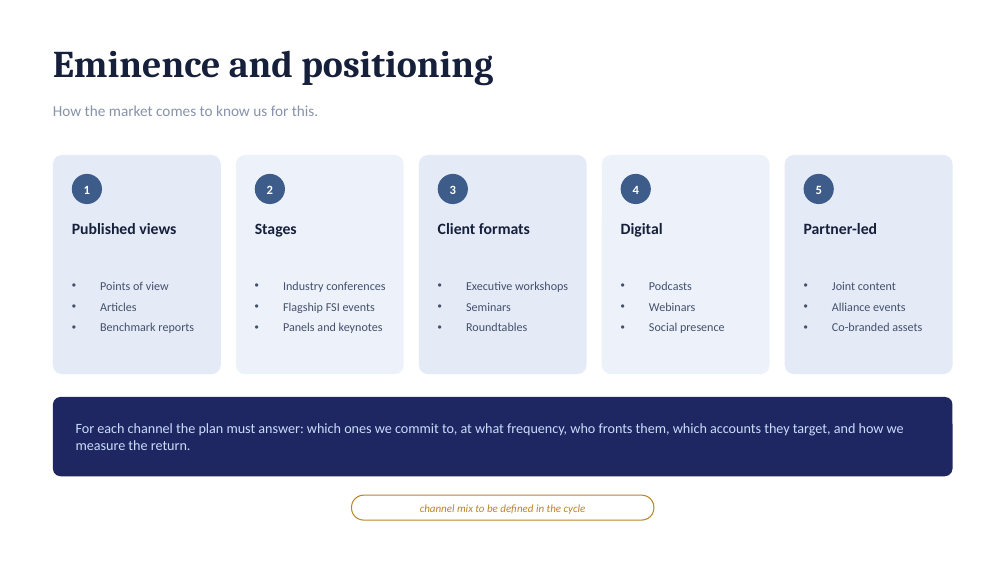
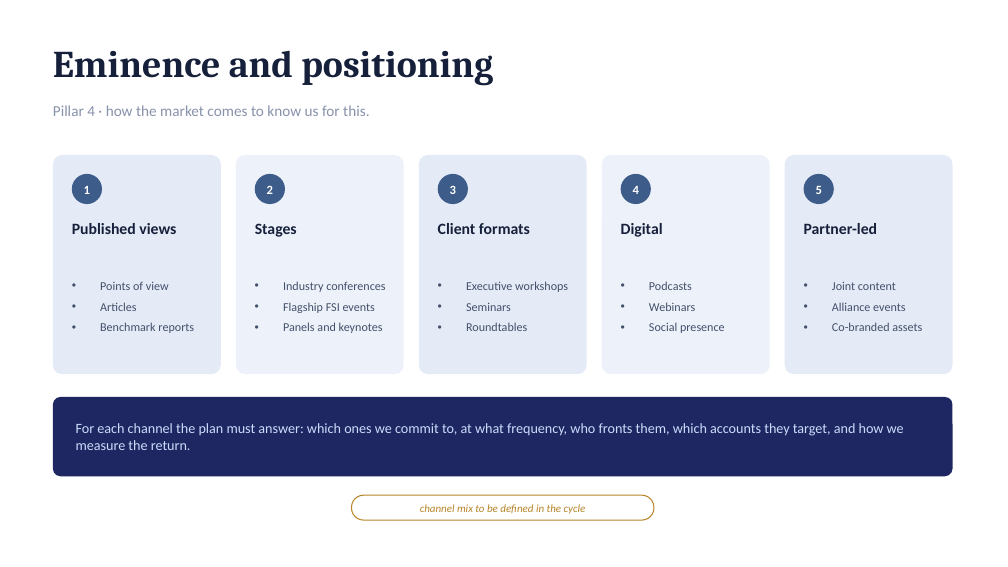
Before and after one commit to dhajjar-cyber/bae, a slide deck: slide 10 of FSI strategy/EAIND-FSI-Strategy-Development-Plan.pptx. Drawn at 1008x567 pixels with LibreOffice and Linux fonts; fonts in the diff are those of the drawing. Boxes give left, top, right and bottom in pixels: in the first picture for what was removed or moved away, otherwise in the second. Text is boxed around its words. In the diff, an @@ line names an element or a change of style, - is before the commit and + after.

```diff
--- a/FSI strategy/EAIND-FSI-Strategy-Development-Plan.pptx
+++ b/FSI strategy/EAIND-FSI-Strategy-Development-Plan.pptx
@@ text at <box>53,105,369,116</box>: text changed @@
-How the market comes to know us for this.
+Pillar 4 · how the market comes to know us for this.
```
Also in this commit, not shown: 16 other slides changed, 2 slides added, 2 slides removed, 2 other files.
